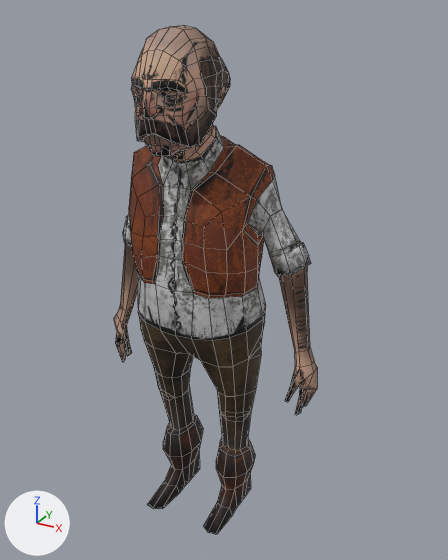
The FBX model Characters/Villager#1_Male/UE4 Assets/male_villager.fbx, before and after one commit.
One viewpoint serves both versions: a camera (50 mm lens) standing at (0.289, -0.481, 0.514) and looking at (0.024, 0.002, 0.272). Lighting does not change. The marker at lower left points along +X, +Y and +Z. Mesh edges are drawn as thin lines.

The first picture shows 'low_male_villager'.
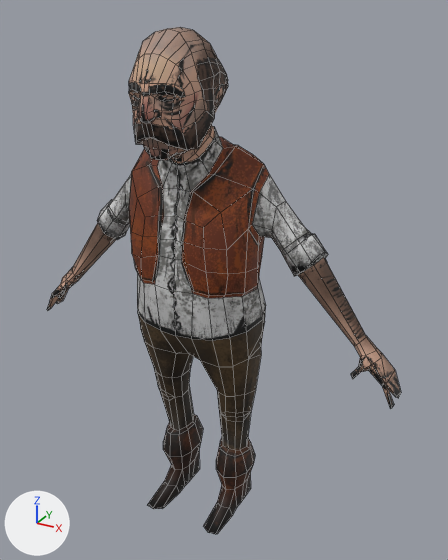
What changed in the scene script:
```text
Change me_mesh:
    used by ob_low_male_villager; location = (0.0, -0.1818, 0.3347); rotation_euler = (-3.142, 0.0, 0.0), in degrees (-180, 0, 0); scale = (0.000318, 0.000318, 0.000318)
    remove me_mesh.from_pydata(...)  # 811 vertices, 826 faces; spans x -358.0..388.0, y -704.0..-311.0, z -521.0..1046.0
    add me_mesh.from_pydata(...)  # 811 vertices, 826 faces; spans x -633.0..633.0, y -1046.0..517.0, z -703.0..-302.0
    me_mesh part 1: 811 of 811 vertices moved; they spanned x -358.0..388.0, y -704.0..-311.0, z -521.0..1046.0 and now span x -633.0..633.0, y -1046.0..517.0, z -703.0..-302.0; mean shift (-3.0, 388.0, -679.0); largest move (-105.0, -681.0, 1042.0) -> (-105.0, -1042.0, -681.0)
Change ob_low_male_villager:
    ob_low_male_villager.rotation_euler: (-3.142, 0.0, 0.0) -> (1.571, 0.0, 0.0)  # degrees (-180, 0, 0) -> degrees (90, 0, 0)
```

Pixel boxes [x1, y1, x2, y2] of what changed, in the pictures (448 x 560 px):
'low_male_villager', reshaped, turned: before [114, 25, 317, 534]; after [47, 27, 401, 534]
